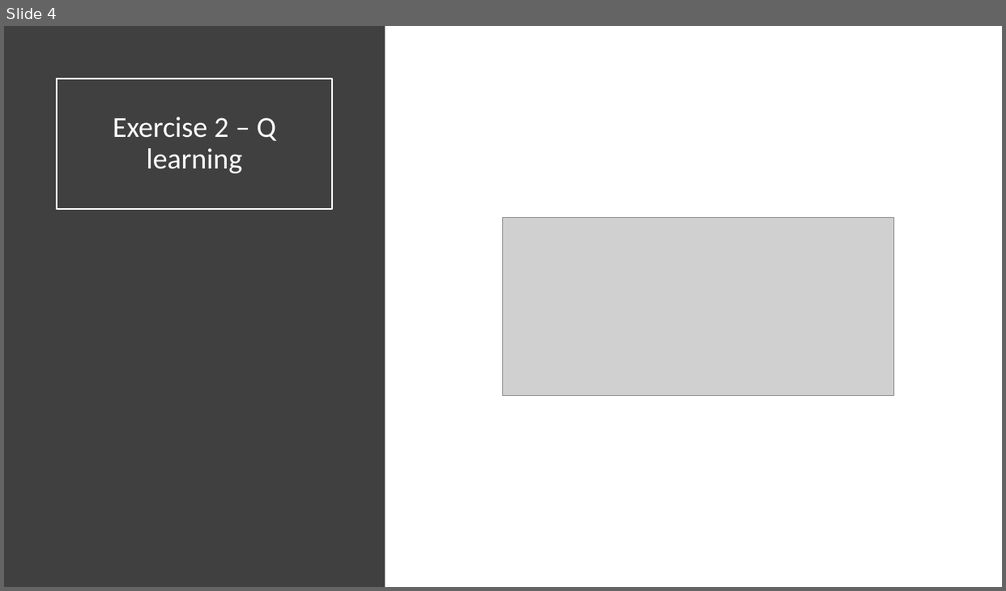
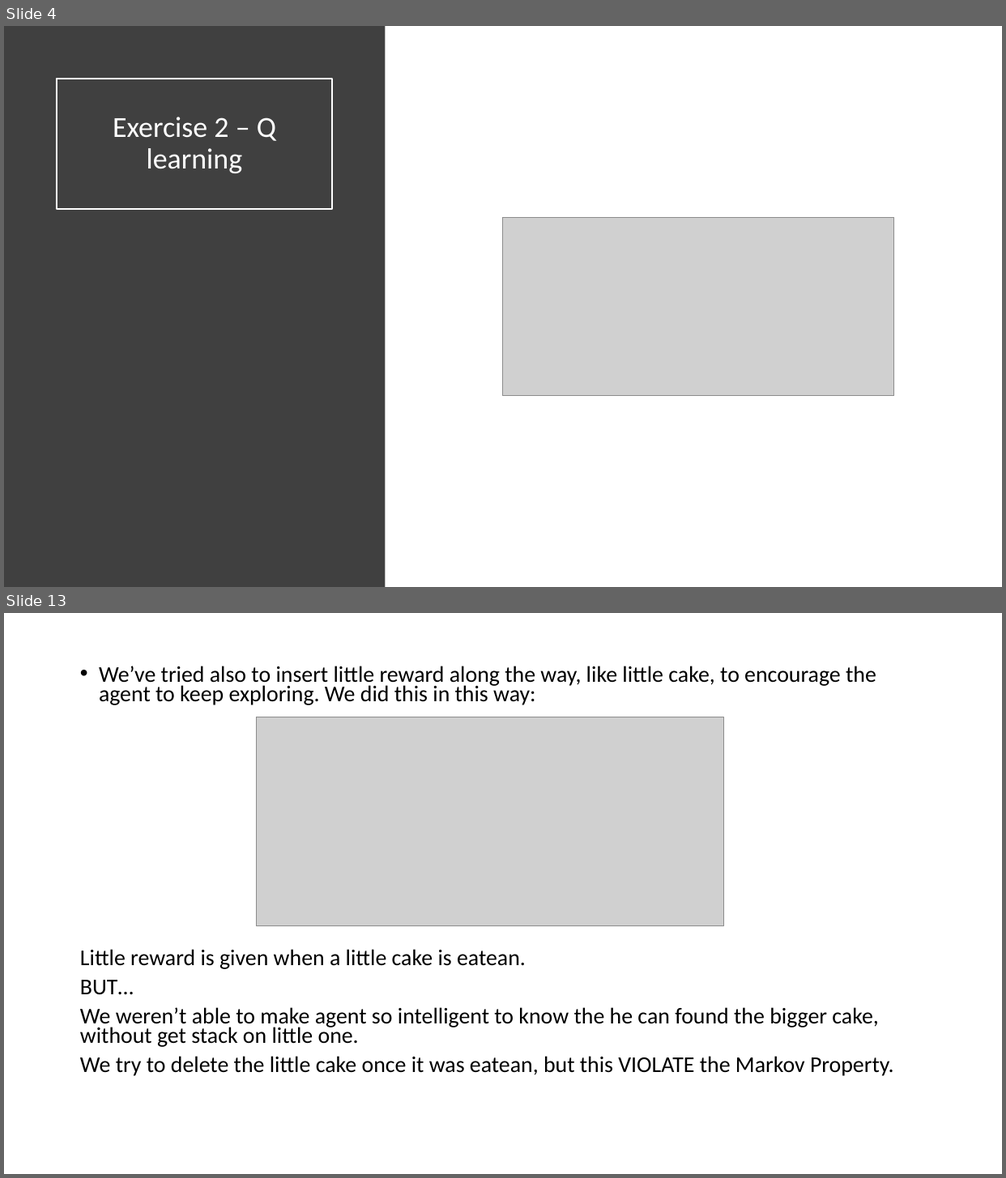
Before and after one commit to mpiffari/ReinforcementLearning2019, a slide deck: Presentation/SDU_SummerSchool_Presentation.pptx. Shown one above the other, each under a label of ours: slide 4 before the commit, slides 4 and 13 after it; the slides between them are not shown. The pictures are 1006x591 and 1006x1178 pixels, drawn with LibreOffice and Linux fonts; fonts in the diff are those of the drawing; grey boxes stand for pictures. Boxes give left, top, right and bottom in pixels: in the first picture for what was removed or moved away, otherwise in the second. Text is boxed around its words. In the diff, an @@ line names an element or a change of style, - is before the commit and + after.

```diff
--- a/Presentation/SDU_SummerSchool_Presentation.pptx
+++ b/Presentation/SDU_SummerSchool_Presentation.pptx
@@ slide 13 added at (4, 613, 1002, 1174), background #FFFFFF @@
@@ text added at (80, 666, 894, 1076), 21.7 pt, text #000000 @@
+• We’ve tried also to insert little reward along the way, like little cake, to encourage the agent to keep exploring. We did this in this way:
+Little reward is given when a little cake is eatean.
+BUT…
+We weren’t able to make agent so intelligent to know the he can found the bigger cake, without get stack on little one.
+We try to delete the little cake once it was eatean, but this VIOLATE the Markov Property.
@@ picture added at (256, 717, 724, 926) @@
```
Also in this commit, not shown: 1 slide changed, 7 other slides added, 3 other files.
